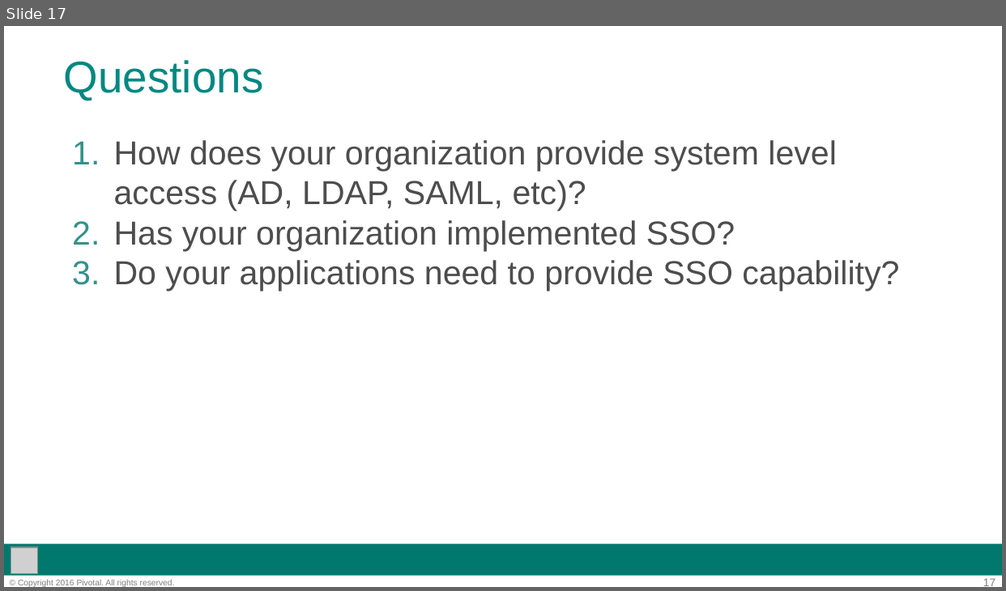
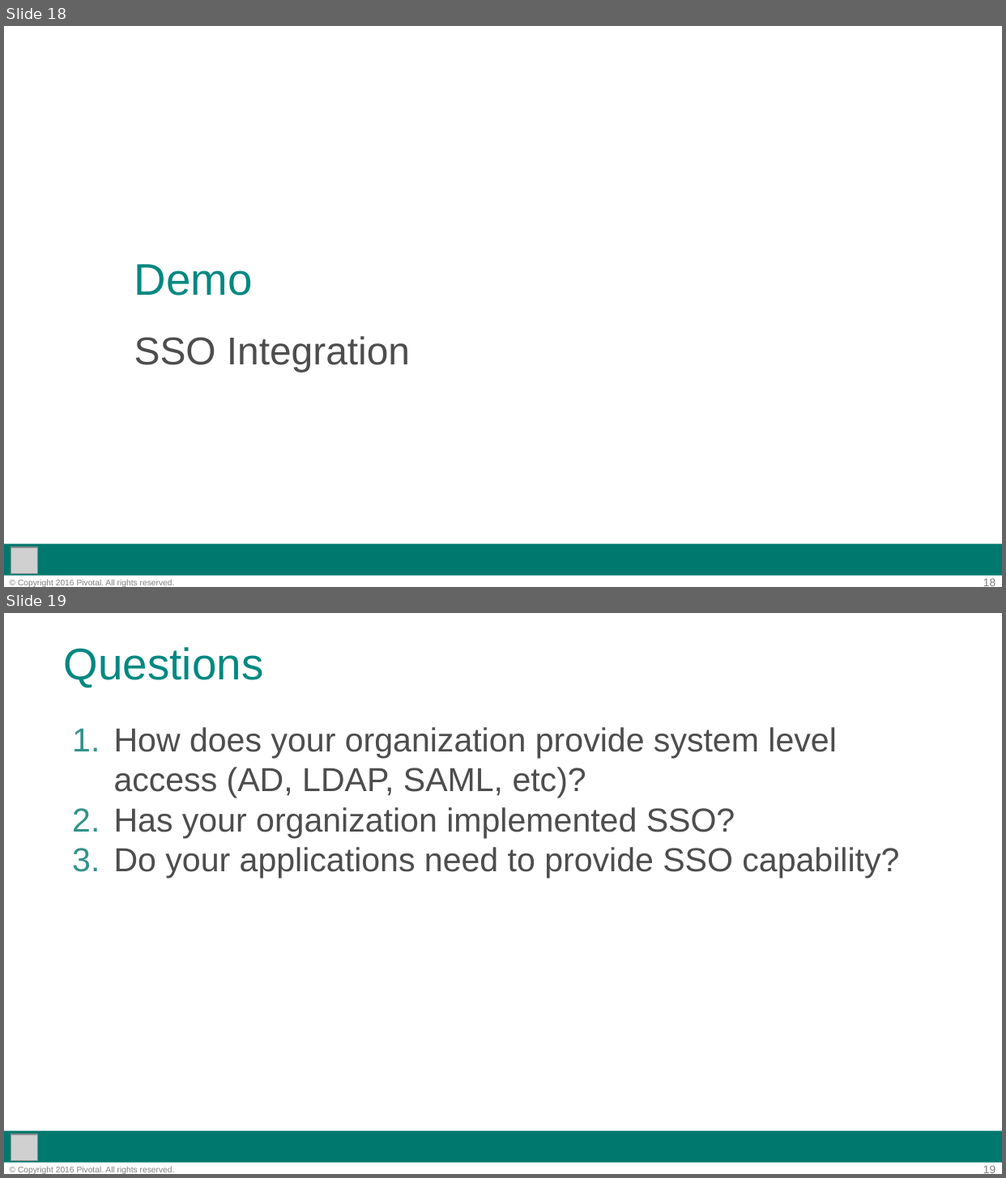
Before and after one commit to phopper-pivotal/pcf-operator-fundamentals, a slide deck: decks/09-Ops_Workshop-Authentication_Authorization.pptx. Shown one above the other, each under a label of ours: slide 17 before the commit, slides 18 and 19 after it. The pictures are 1006x591 and 1006x1178 pixels, drawn with LibreOffice and Linux fonts; fonts in the diff are those of the drawing; grey boxes stand for pictures; background and template pictures are left out. Boxes give left, top, right and bottom in pixels: in the first picture for what was removed or moved away, otherwise in the second. Text is boxed around its words. In the diff, an @@ line names an element or a change of style, - is before the commit and + after.

```diff
--- a/decks/09-Ops_Workshop-Authentication_Authorization.pptx
+++ b/decks/09-Ops_Workshop-Authentication_Authorization.pptx
@@ slide 18 added at (4,26,1002,587), background #FFFFFF; not listed: 3 template elements that a slide beside it also shows @@
@@ title added at (134,264,253,296), 32 pt, text #008881 @@
+Demo
@@ subtitle added at (134,336,410,372), 28 pt, text #4D4D4D @@
+SSO Integration
@@ picture added at (11,548,38,575) @@
@@ what was slide 17 is now slide 19 @@
@@ page number at (983,1165,995,1174): text changed @@
-17
+19
```
Also in this commit, not shown: 1 slide changed, 1 other slide added, 6 other files.
